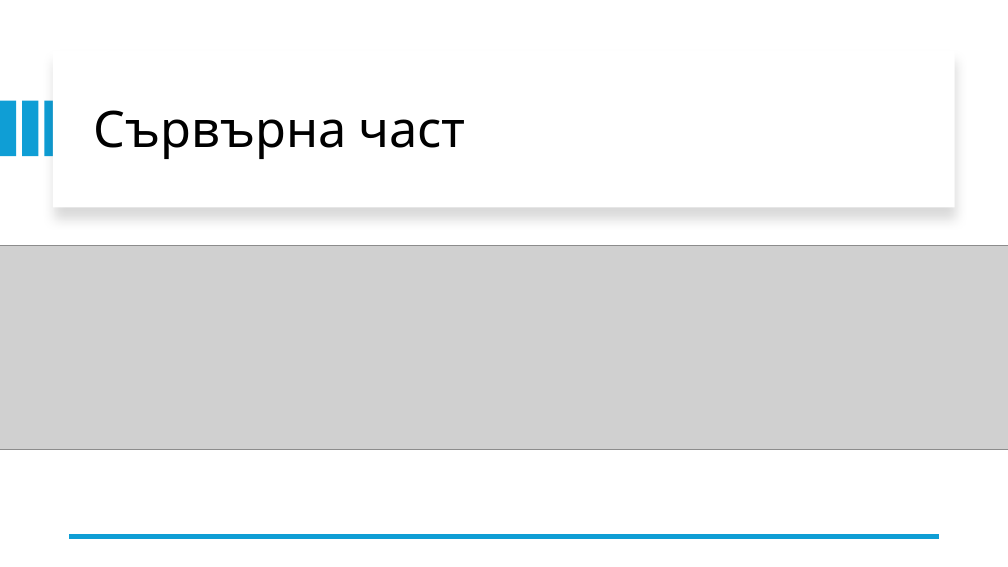
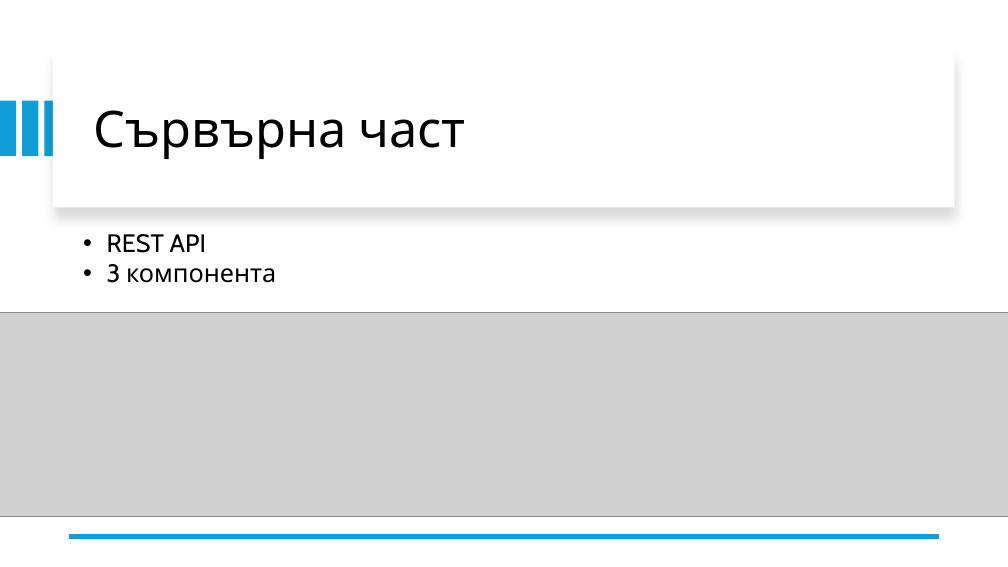
Before and after one commit to Exonault/BooksAPI, a slide deck: slide 7 of Document/Presentation.pptx. Drawn at 1008x567 pixels with LibreOffice and Linux fonts; fonts in the diff are those of the drawing; grey boxes stand for pictures. Boxes give left, top, right and bottom in pixels: in the first picture for what was removed or moved away, otherwise in the second. Text is boxed around its words. In the diff, an @@ line names an element or a change of style, - is before the commit and + after.

Commit message:
presentation 3

```diff
--- a/Document/Presentation.pptx
+++ b/Document/Presentation.pptx
@@ text added at (107,234,276,283), 24 pt, text #000000 @@
+• REST API
+• 3 компонента
@@ picture: place and size @@
-picture at (0,245,1008,449)
+picture at (0,312,1008,516)
```
Also in this commit, not shown: 2 other slides changed.
